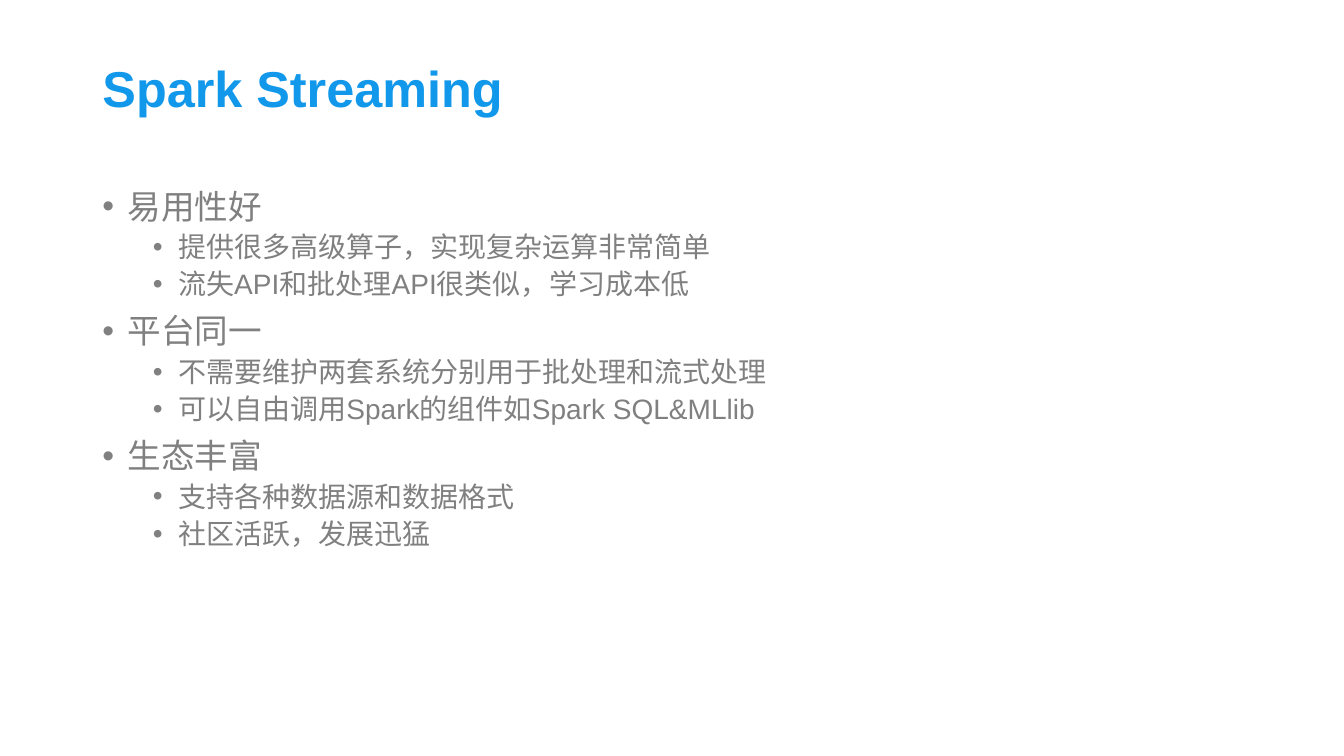
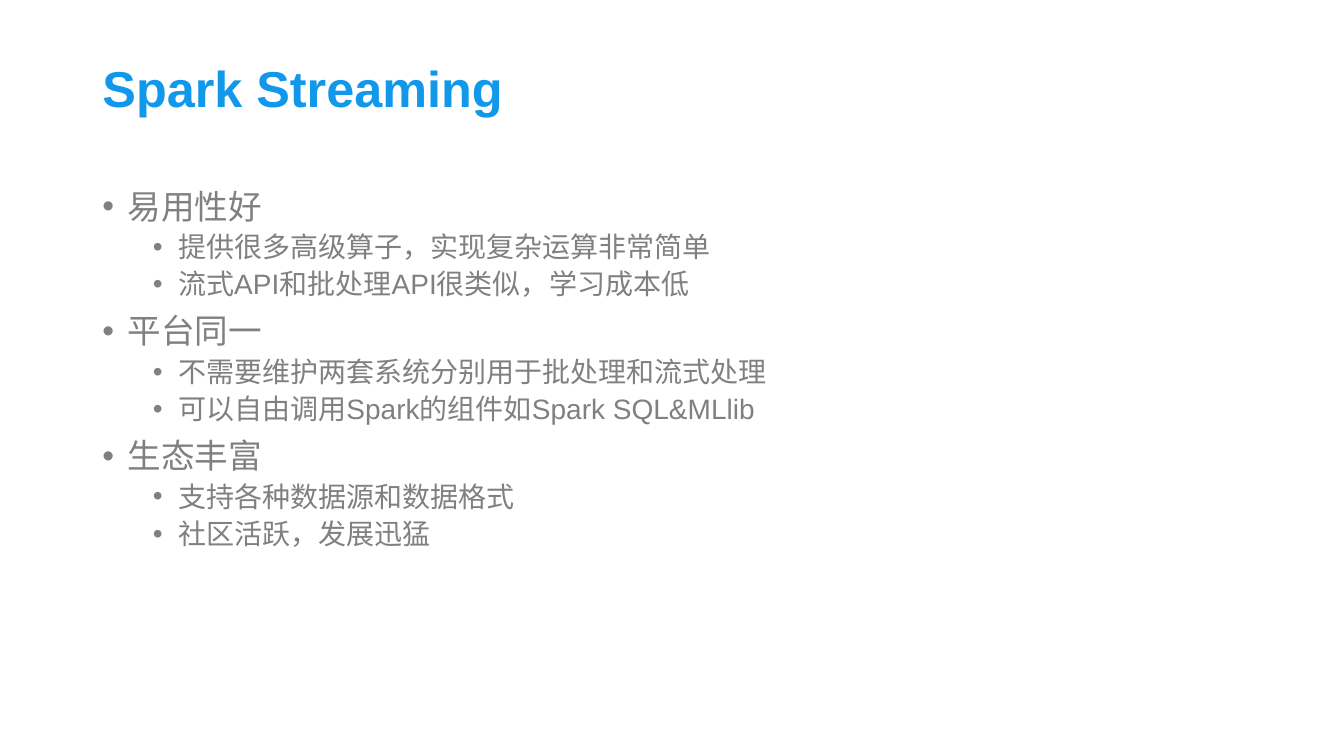
Before and after one commit to xrw560/knowledge-store, a slide deck: slide 19 of cusppt/spark.pptx. Drawn at 1344x756 pixels with LibreOffice and Linux fonts; fonts in the diff are those of the drawing; background and template pictures are left out. Boxes give left, top, right and bottom in pixels: in the first picture for what was removed or moved away, otherwise in the second. Text is boxed around its words. In the diff, an @@ line names an element or a change of style, - is before the commit and + after.

```diff
--- a/cusppt/spark.pptx
+++ b/cusppt/spark.pptx
@@ text at bbox=[178, 270, 689, 297]: text changed @@
-  • 流失API和批处理API很类似，学习成本低
+  • 流式API和批处理API很类似，学习成本低
```
Also in this commit, not shown: 2 other files.
